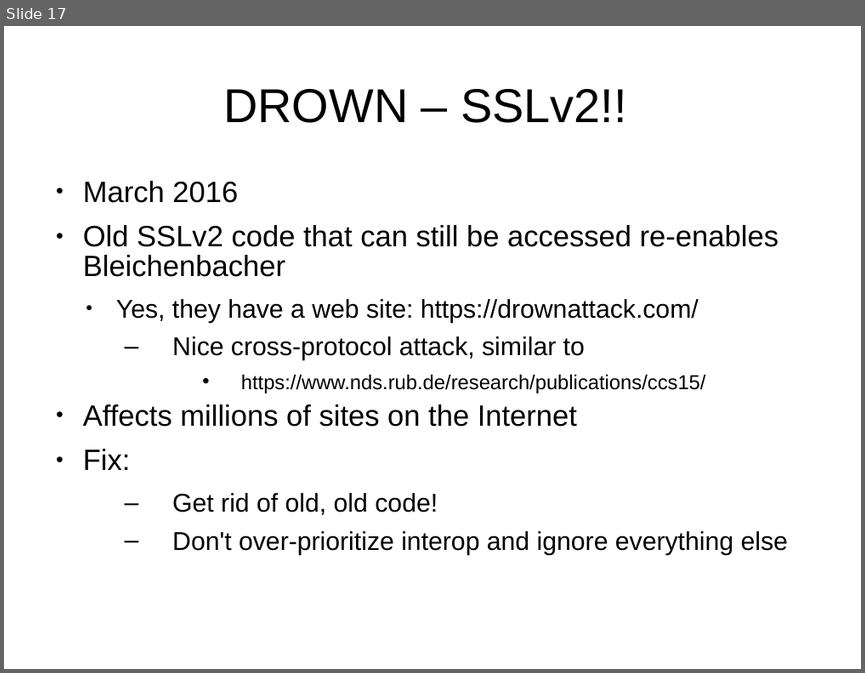
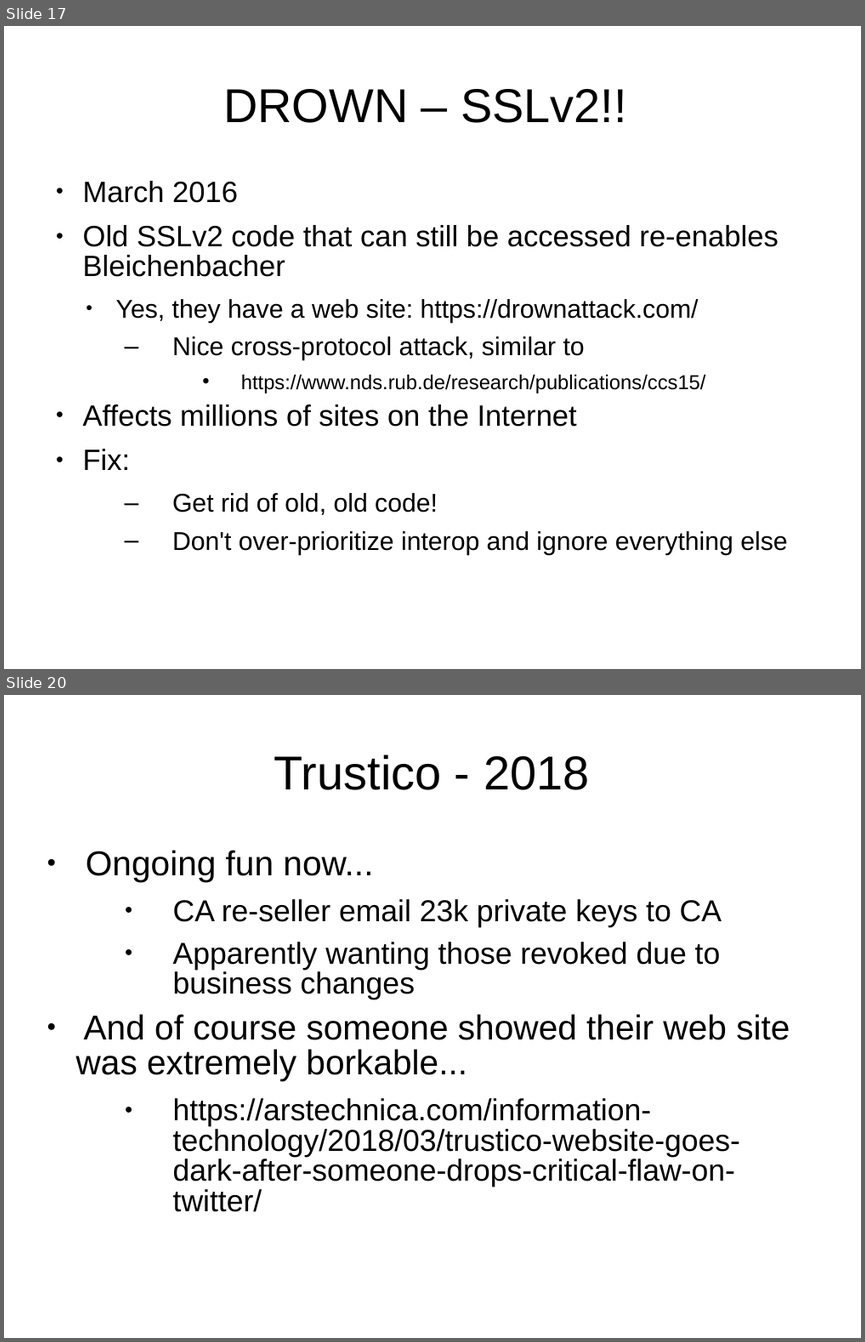
Before and after one commit to sftcd/cs7053, a slide deck: 2016lectures/07-tls-problems.ppt. Shown one above the other, each under a label of ours: slide 17 before the commit, slides 17 and 20 after it; the slides between them are not shown. The pictures are 865x673 and 865x1342 pixels, drawn with LibreOffice and Linux fonts; fonts in the diff are those of the drawing. Boxes give left, top, right and bottom in pixels: in the first picture for what was removed or moved away, otherwise in the second. Text is boxed around its words. In the diff, an @@ line names an element or a change of style, - is before the commit and + after.

```diff
--- a/2016lectures/07-tls-problems.ppt
+++ b/2016lectures/07-tls-problems.ppt
@@ slide 20 added at [4, 695, 861, 1338], background #FFFFFF @@
@@ title added at [274, 755, 589, 790], 44 pt, text #000000 @@
+Trustico - 2018
@@ text added at [76, 850, 789, 1212], 28 pt, text #000000 @@
+● Ongoing fun now...
+  ● CA re-seller email 23k private keys to CA
+  ● Apparently wanting those revoked due to business changes
+● And of course someone showed their web site was extremely borkable...
+  ● https://arstechnica.com/information-technology/2018/03/trustico-website-goes-dark-after-someone-drops-critical-flaw-on-twitter/
```
Also in this commit, not shown: 26 other slides changed, 3 other slides added, 1 slide removed, 4 other files.
